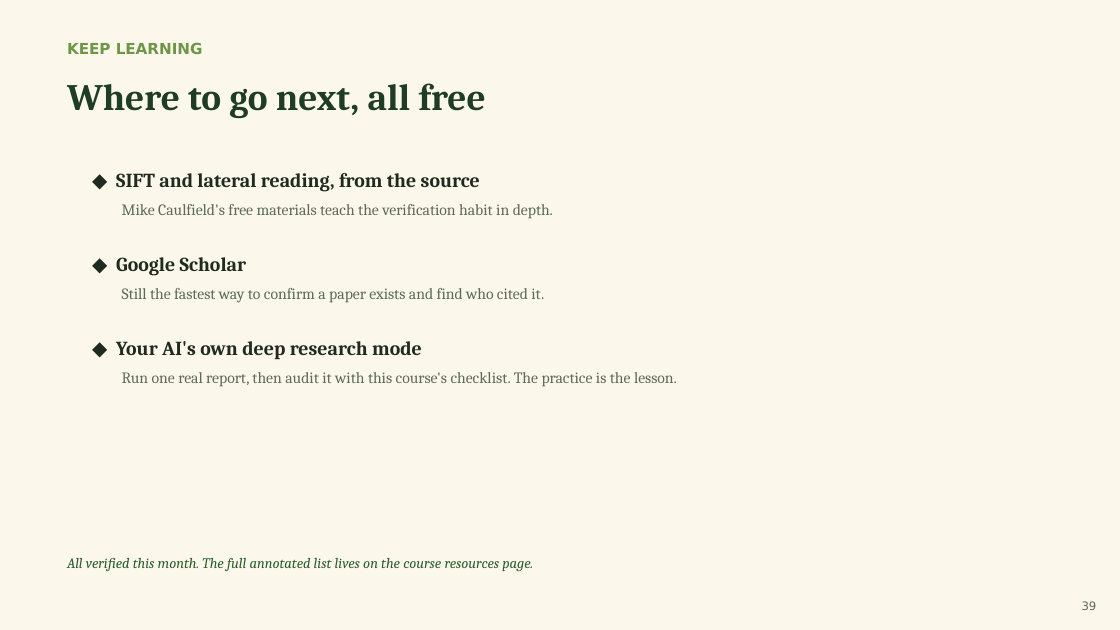
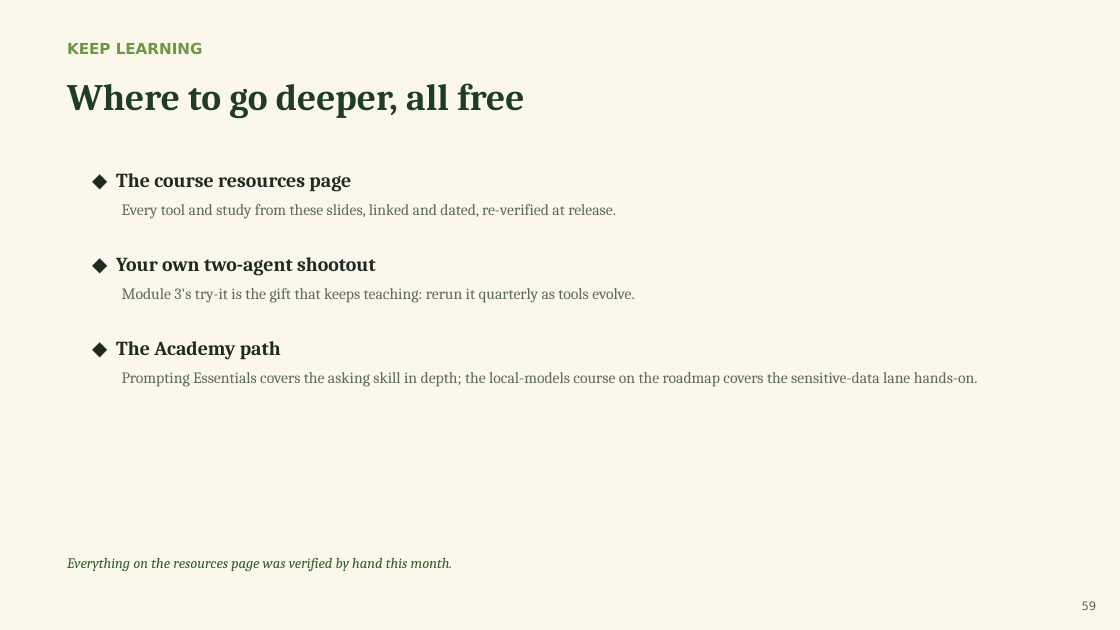
Before and after one commit to pkjaslam/cambium-academy, a slide deck: slide 59 of courses/course-03-research-with-ai/slides/Cambium-Academy-Course03-Research-with-AI.pptx (slide 39 before the commit). Drawn at 1120x630 pixels with LibreOffice and Linux fonts; fonts in the diff are those of the drawing. Boxes give left, top, right and bottom in pixels: in the first picture for what was removed or moved away, otherwise in the second. Text is boxed around its words. In the diff, an @@ line names an element or a change of style, - is before the commit and + after.

Commit message:
Academy update

```diff
--- a/courses/course-03-research-with-ai/slides/Cambium-Academy-Course03-Research-with-AI.pptx
+++ b/courses/course-03-research-with-ai/slides/Cambium-Academy-Course03-Research-with-AI.pptx
@@ text at box(67, 83, 524, 118): text changed @@
-Where to go next, all free
+Where to go deeper, all free
@@ text at box(116, 173, 351, 192): text changed @@
-◆ SIFT and lateral reading, from the source
+◆ The course resources page
@@ text at box(122, 204, 616, 219): text changed @@
-Mike Caulfield's free materials teach the verification habit in depth.
+Every tool and study from these slides, linked and dated, re-verified at release.
@@ text at box(116, 257, 376, 276): text changed @@
-◆ Google Scholar
+◆ Your own two-agent shootout
@@ text at box(122, 288, 634, 303): text changed @@
-Still the fastest way to confirm a paper exists and find who cited it.
+Module 3's try-it is the gift that keeps teaching: rerun it quarterly as tools evolve.
@@ text at box(116, 341, 281, 360): text changed @@
-◆ Your AI's own deep research mode
+◆ The Academy path
@@ text at box(122, 372, 978, 387): text changed @@
-Run one real report, then audit it with this course's checklist. The practice is the lesson.
+Prompting Essentials covers the asking skill in depth; the local-models course on the roadmap covers the sensitive-data lane hands-on.
@@ text at box(67, 558, 453, 571): text changed @@
-All verified this month. The full annotated list lives on the course resources page.
+Everything on the resources page was verified by hand this month.
@@ text at box(1082, 601, 1097, 610): text changed @@
-39
+59
```
Also in this commit, not shown: 17 other slides changed, 42 slides added, 22 slides removed, 18 other files.
